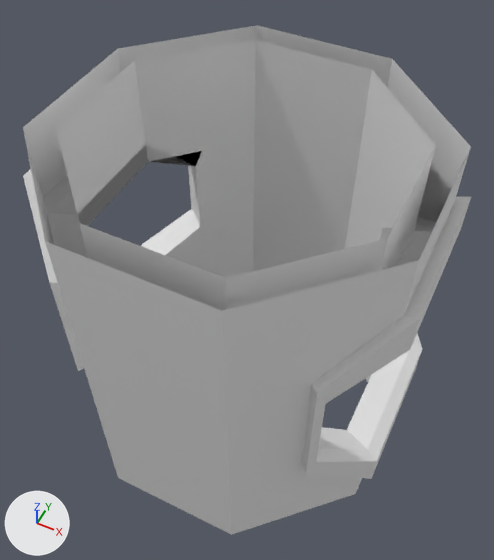
Before and after pictures for a commit that changed the FBX model Assets/Models/David/pipe_holl.fbx.
Camera for both pictures: a 50 mm lens placed at (1.14, -4.24, 3.85), pointed at (0.0, -1.97, 1.02). Every picture has the same lights, and +X, +Y and +Z are marked at lower left. Vertices at the same position are counted once.

The first picture shows 'pipeholl'.
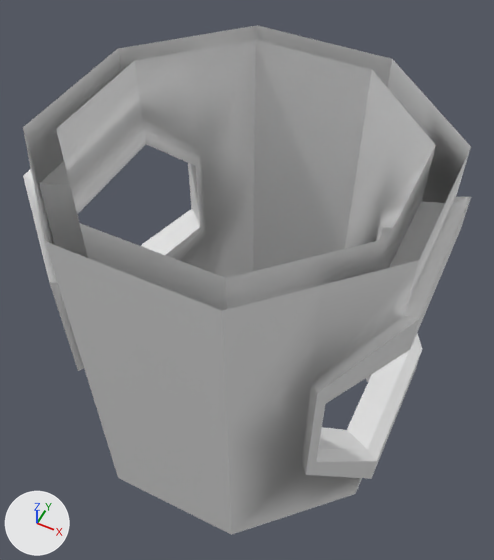
The edits, one by one:
Material 'Material.025' (mat_material_025) is new.
Its base color is (0.8, 0.8, 0.8) (white #e7e7e7).
me_cylinder_007 is used by ob_pipeholl; location (0.0, -2.0, 0.0).
me_cylinder_007 had 160 vertices, 140 faces and spanned x -0.99..0.99, y -0.92..0.92, z 0.0..2.0.
me_cylinder_007 now has 176 vertices, 168 faces and spans x -0.99..0.99, y -0.92..0.92, z 0.0..2.0.
Part 1, on me_cylinder_007:
2 vertices are removed from x -0.78, y -0.32..0.32, z 1.35.
18 faces are deleted.
2 vertices are added at (-0.78, -0.32, 1.67), (-0.78, 0.32, 1.67).
8 new vertices lie (-0.38, 0.0, 0.0) away from vertices in x 0.38, y -0.92..0.92, z 0.0..2.0.
8 new vertices lie (-0.32, 0.0, 0.0) away from vertices in x 0.32, y -0.78..0.78, z 0.0..2.0.
12 new faces join them, mat_material_006 (white #e7e7e7).
15 new faces join them, mat_material_025 (white #e7e7e7).
19 new faces join them, mat_material_005 (white #e7e7e7).
me_cylinder_007 now uses material mat_material_025 (white #e7e7e7).
Object 'pipeholl' (ob_pipeholl) turns from (0, 0, 0) to (0, 0, -180) degrees about x, y and z.

Where the change shows, as pixel boxes (x1, y1, x2, y2) in the pictures (494 x 560 px):
'pipeholl', reshaped, turned: (23, 25, 471, 535) in both
part 1 of me_cylinder_007, built on: before (45, 25, 392, 535); after (39, 25, 445, 535)
